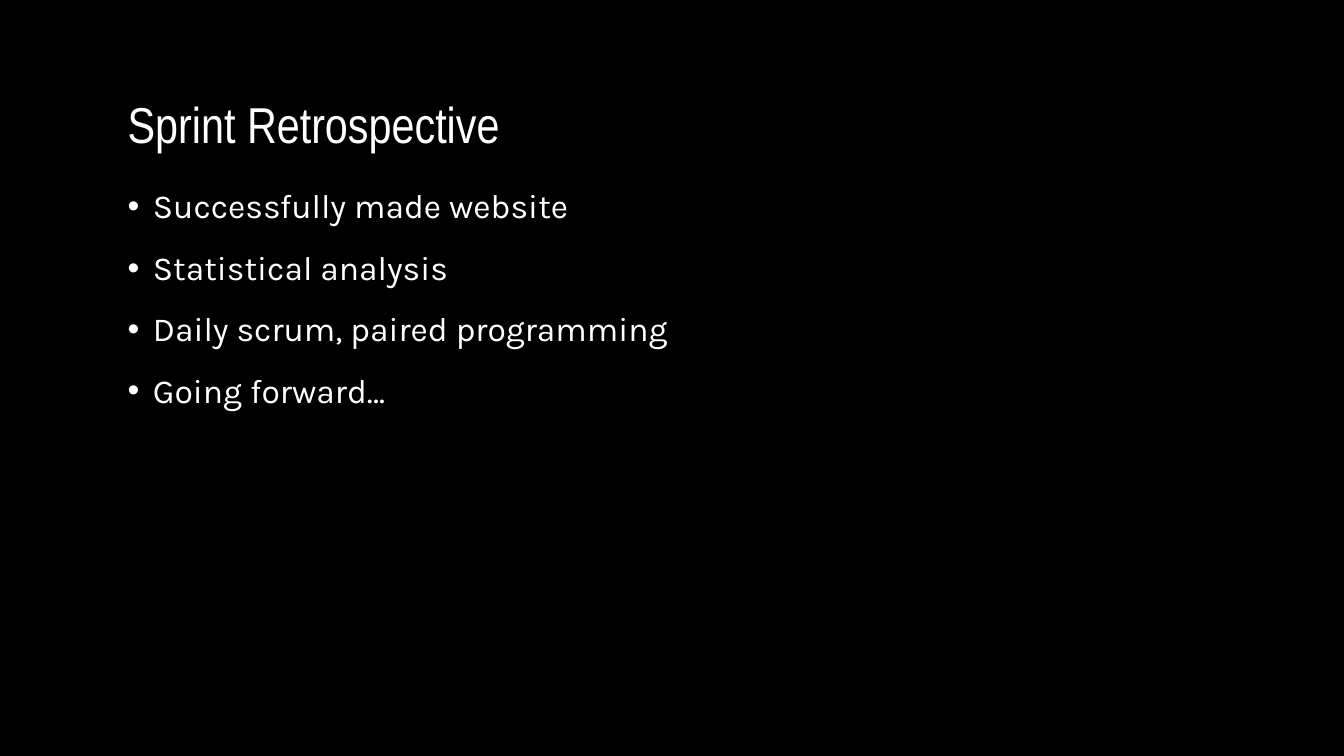
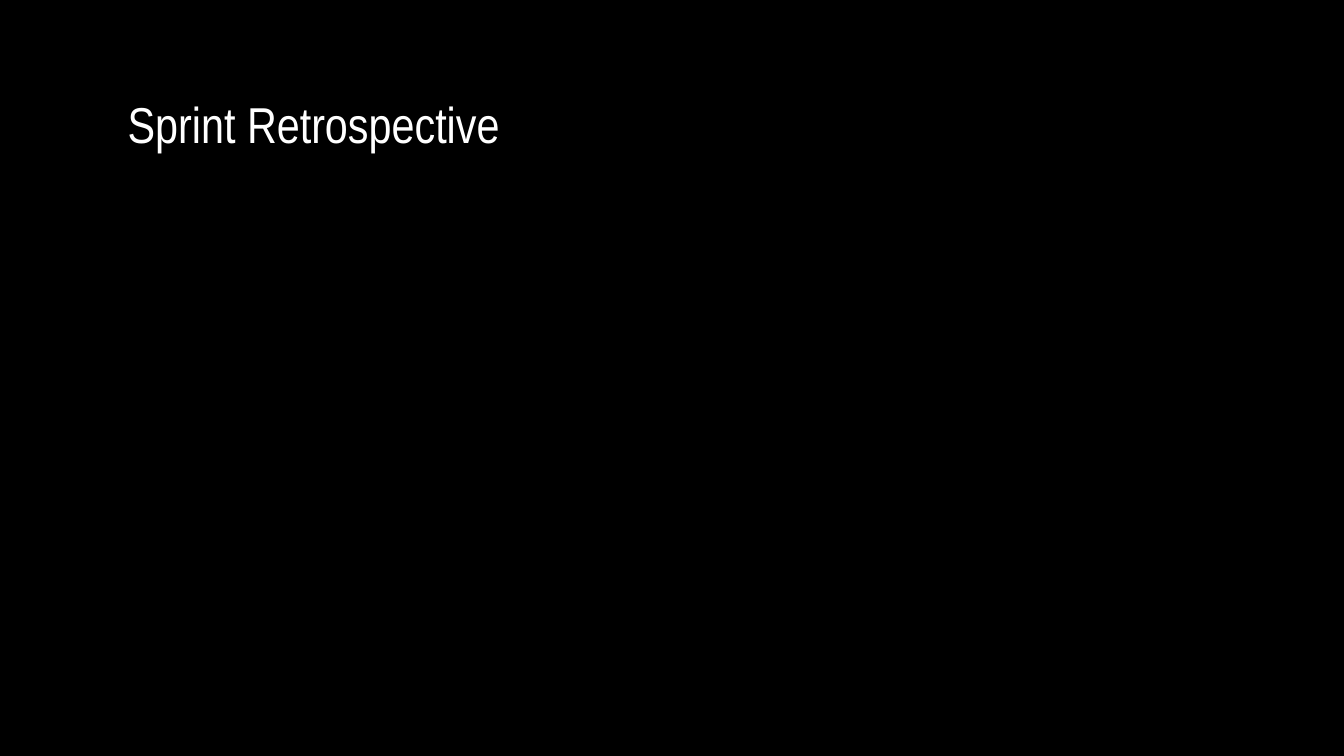
Before and after one commit to hattas/ncaa-bracket-predictor, a slide deck: slide 8 of documentation/sprint 4/Sprint 4 powerpoint.pptx. Drawn at 1344x756 pixels with LibreOffice and Linux fonts; fonts in the diff are those of the drawing; background and template pictures are left out. Boxes give left, top, right and bottom in pixels: in the first picture for what was removed or moved away, otherwise in the second. Text is boxed around its words. In the diff, an @@ line names an element or a change of style, - is before the commit and + after.

```diff
--- a/documentation/sprint 4/Sprint 4 powerpoint.pptx
+++ b/documentation/sprint 4/Sprint 4 powerpoint.pptx
@@ text removed at [153, 195, 668, 412] @@
-• Successfully made website
-• Statistical analysis
-• Daily scrum, paired programming
-• Going forward…
```
Also in this commit, not shown: 4 other slides changed, 1 other file.
